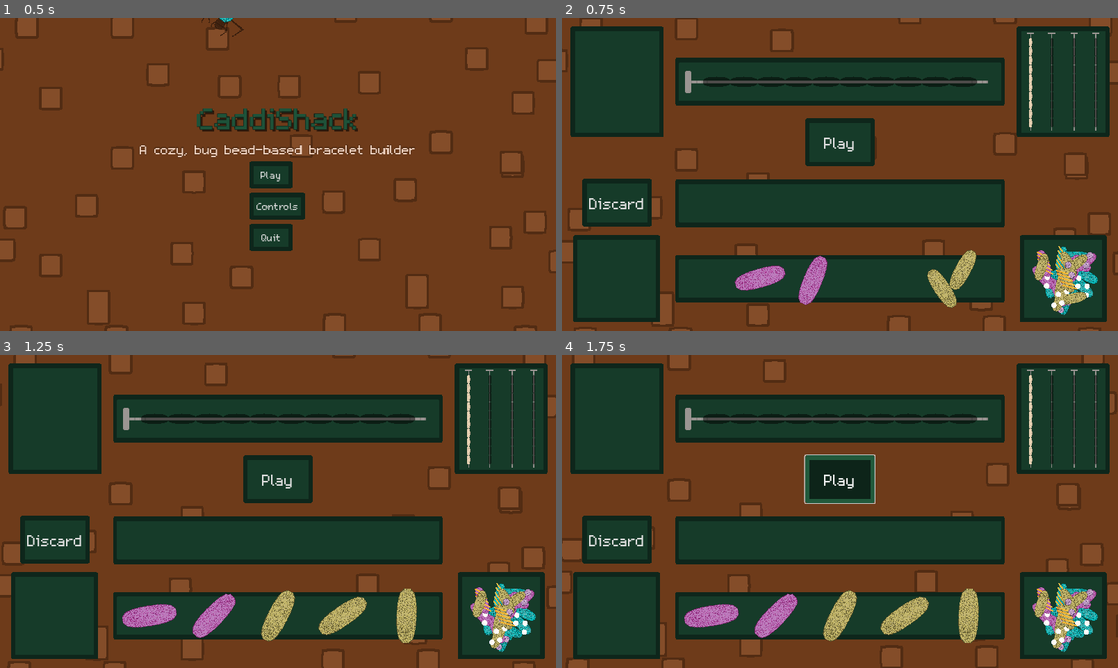
Above: before the commit, frames 1-4 (two rows, left to right).
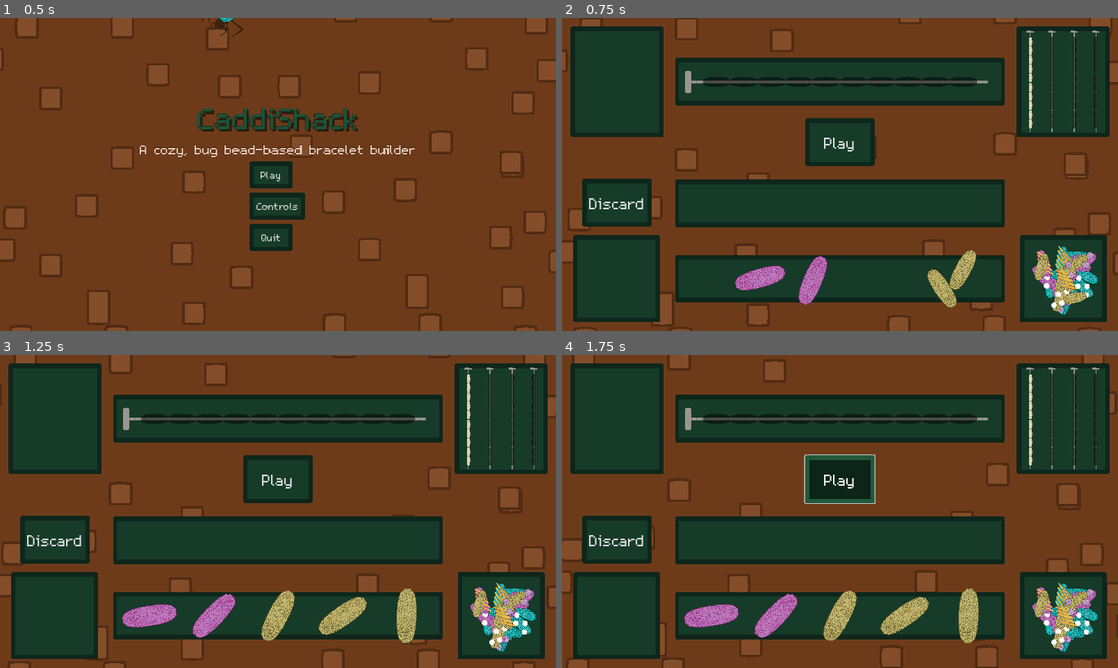
Above: after the commit, the same moments.

Repository: Splashy-Inc/caddishack
Game: Godot game, scene res://SCENES/screen_manager.tscn
Same seed, same stepped clock (60 frames per second), same inputs: the game is played once before the commit and once after it. The engine's default icon, where the game draws it, is replaced by a stand-in: a white triangle on a blue panel in a dark square.
Inputs:
- Up to frame 1 (0.5 s): no input
- Up to frame 2 (0.75 s): click "Play" at 0.5 s
- Up to frame 3 (1.25 s): no input
- Up to frame 4 (1.75 s): click "Play" at 1.25 s

Frame 1 is identical in both runs. In frame 2, 0.3% of the frame differs, in the area x 83-97%, y 4-37%; in frame 3, 0.3%; in frame 4, 0.3%.

Commit message:
Update scaling to be more visible

Diff:
--- a/SCENES/CRAFT_STATION/complete_bracelet_panel.tscn
+++ b/SCENES/CRAFT_STATION/complete_bracelet_panel.tscn
@@ -16,27 +16,27 @@
 [node name="Slot1" type="Node2D" parent="BraceletSlots"]
 position = Vector2(-75, 2)
 rotation = 1.5708
-scale = Vector2(0.325, 0.325)
+scale = Vector2(0.335, 0.335)
 
 [node name="Bracelet" parent="BraceletSlots/Slot1" instance=ExtResource("2_nkcb3")]
 
 [node name="Slot2" type="Node2D" parent="BraceletSlots"]
 position = Vector2(-25, 2)
 rotation = 1.5708
-scale = Vector2(0.325, 0.325)
+scale = Vector2(0.335, 0.335)
 
 [node name="Bracelet" parent="BraceletSlots/Slot2" instance=ExtResource("2_nkcb3")]
 
 [node name="Slot3" type="Node2D" parent="BraceletSlots"]
 position = Vector2(25, 2)
 rotation = 1.5708
-scale = Vector2(0.325, 0.325)
+scale = Vector2(0.335, 0.335)
 
 [node name="Bracelet" parent="BraceletSlots/Slot3" instance=ExtResource("2_nkcb3")]
 
 [node name="Slot4" type="Node2D" parent="BraceletSlots"]
 position = Vector2(75, 2)
 rotation = 1.5708
-scale = Vector2(0.325, 0.325)
+scale = Vector2(0.335, 0.335)
 
 [node name="Bracelet" parent="BraceletSlots/Slot4" instance=ExtResource("2_nkcb3")]
